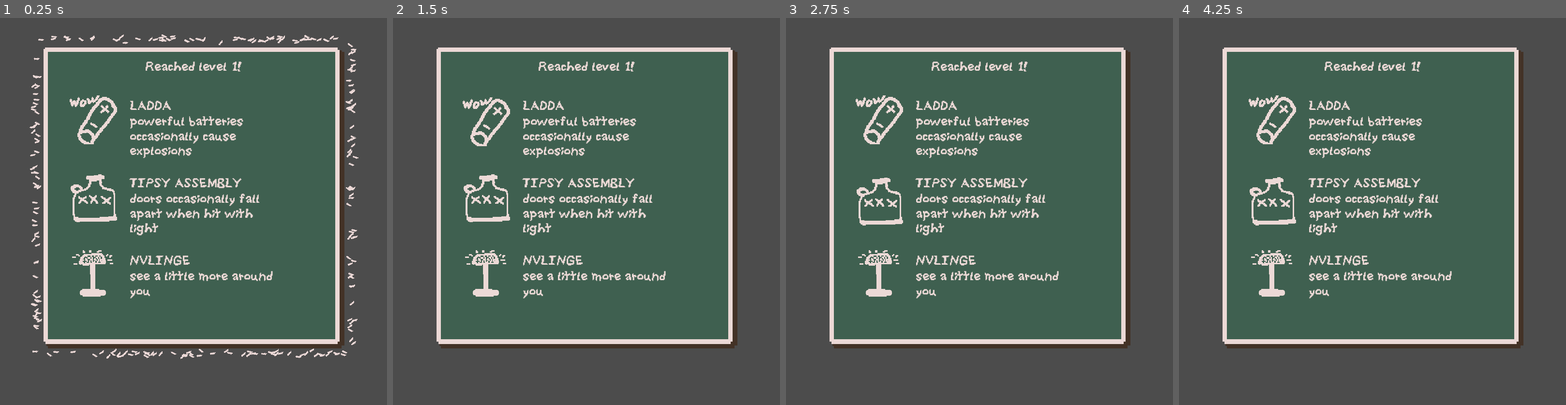
Above: before the commit, frames 1-4 (left to right).
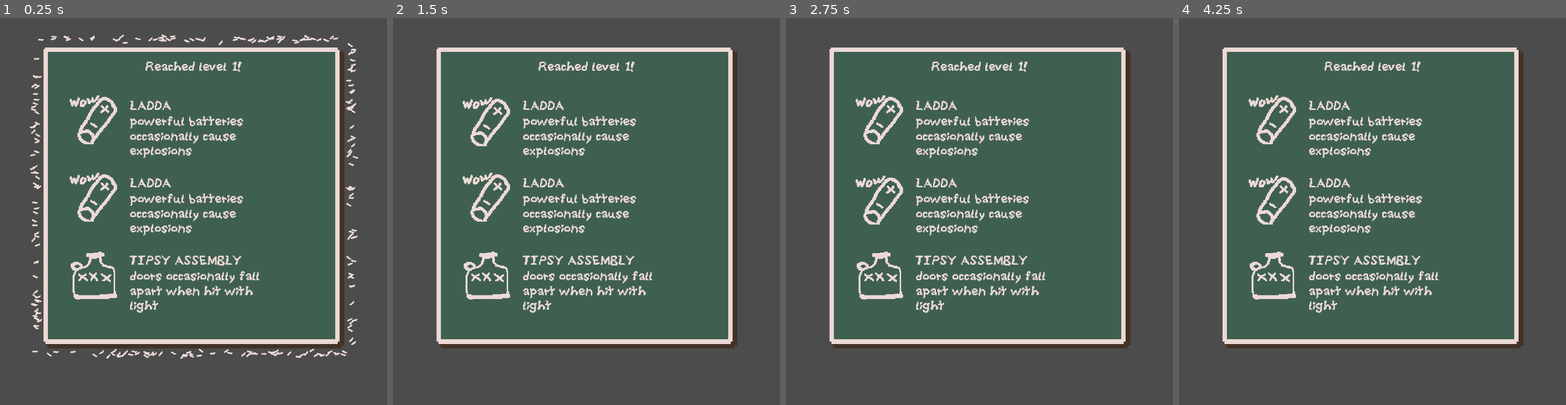
Above: after the commit, the same moments.

Repository: nolenroyalty/flashlight-survivors
Game: Godot game, scene res://ui/UpgradeDialogue.tscn
The game is run twice, just before and just after one commit, with the same random seed, the same clock (stepped at 60 frames per second) and the same inputs. This scene is started directly instead of the project's main scene.
Inputs (mouse positions are in pixels of both pictures, inside the frame that each line leads up to):
- Up to frame 1 (0.25 s): no input
- Up to frame 2 (1.5 s): move the mouse to (671, 192) at 0.52 s; hold D (player_right) 0.53-1.25 s; click (563, 118) at 1.25 s
- Up to frame 3 (2.75 s): click (956, 196) at 2.02 s
- Up to frame 4 (4.25 s): click (1349, 273) at 2.77 s; move the mouse to (1295, 230) at 3.52 s; hold S (player_down) from 3.53 s (still down)

The runs differ from the first frame. In frame 1, 3.8% of the frame differs, in the area x 18-71%, y 40-77%; in frame 2, 3.8%; in frame 3, 3.8%; in frame 4, 3.9%.

Commit message:
explosion stuff

Diff:
--- a/Main.tscn
+++ b/Main.tscn
@@ -37,3 +37,4 @@
 [node name="OuterWalls" parent="." instance=ExtResource( 6 )]
 
 [node name="FireAlarm" parent="." instance=ExtResource( 7 )]
+position = Vector2( 0, -1 )
--- a/enemies/DefaultEnemy.gd
+++ b/enemies/DefaultEnemy.gd
@@ -1,5 +1,6 @@
 extends KinematicBody2D
 
+var Explosion = preload("res://light-sources/Explosion.tscn")
 onready var anim = $AnimationPlayer
 onready var hitbox = $Hitbox
 
@@ -28,11 +29,25 @@
 	if name == "die":
 		call_deferred("queue_free")
 
+func maybe_explode():
+	var exploded = State.should_explode()
+	if exploded:
+		var explosion = Explosion.instance()
+		get_parent().add_child(explosion)
+		explosion.position = position
+		return true
+	return false
+
 func die():
 	state = S.DEAD
-	anim.play("die")
-	anim.connect("animation_finished", self, "die_when_dead")
 	U.xpbar.add_xp(xp_gain)
+	if maybe_explode():
+		call_deferred("queue_free")
+	else:
+		anim.play("die")
+		anim.connect("animation_finished", self, "die_when_dead")
+
+
 
 func alive():
 	return state == S.ALIVE
--- a/globals/State.gd
+++ b/globals/State.gd
@@ -8,6 +8,7 @@
 const MAX_HEALTH = 10
 var player_health = MAX_HEALTH
 var player_level = 1
+var rng : RandomNumberGenerator
 
 func decrease_health(amount):
 	player_health -= amount
@@ -31,7 +32,6 @@
 var IconSpeed = preload("res://Aseprite/grease.png")
 var IconDrunk = preload("res://Aseprite/booze.png")
 var IconTote = preload("res://Aseprite/booze.png")
-
 
 var lamp_level = 0
 var max_lamp_level = 4
@@ -232,3 +232,15 @@
 			drunkenness_level = min(drunkenness_level, max_drunkenness_level)
 		Upgrade.BigTote:
 			number_of_big_totes += 1
+
+func should_explode():
+	var chance = 0.05 * explode_level
+	if chance > 0.0:
+		chance += 0.05
+
+	return rng.randf() < chance
+
+
+func _ready():
+	rng = RandomNumberGenerator.new()
+	rng.randomize()
--- /dev/null
+++ b/light-sources/Explosion.gd
@@ -0,0 +1,14 @@
+extends LightSource
+
+onready var anim = $AnimationPlayer
+
+func animation_finished(name):
+	if name == "kaboom":
+		call_deferred("queue_free")
+
+func _ready():
+	damage_on_first_tick = true
+	damage_per_tick = 2.0
+	seconds_per_tick = null
+	anim.play("kaboom")
+	anim.connect("animation_finished", self, "animation_finished")
--- /dev/null
+++ b/light-sources/Explosion.tscn
@@ -0,0 +1,127 @@
+[gd_scene load_steps=7 format=2]
+
+[ext_resource path="res://player/LightSource.tscn" type="PackedScene" id=1]
+[ext_resource path="res://Aseprite/explosion.png" type="Texture" id=2]
+[ext_resource path="res://light-sources/Explosion.gd" type="Script" id=3]
+
+[sub_resource type="CircleShape2D" id=1]
+
+[sub_resource type="Animation" id=2]
+length = 0.001
+tracks/0/type = "value"
+tracks/0/path = NodePath("Sprite:frame")
+tracks/0/interp = 1
+tracks/0/loop_wrap = true
+tracks/0/imported = false
+tracks/0/enabled = true
+tracks/0/keys = {
+"times": PoolRealArray( 0 ),
+"transitions": PoolRealArray( 1 ),
+"update": 0,
+"values": [ 0 ]
+}
+tracks/1/type = "value"
+tracks/1/path = NodePath("CollisionShape2D:shape:radius")
+tracks/1/interp = 1
+tracks/1/loop_wrap = true
+tracks/1/imported = false
+tracks/1/enabled = true
+tracks/1/keys = {
+"times": PoolRealArray( 0 ),
+"transitions": PoolRealArray( 1 ),
+"update": 0,
+"values": [ 10.0 ]
+}
+tracks/2/type = "value"
+tracks/2/path = NodePath("CollisionShape2D:disabled")
+tracks/2/interp = 1
+tracks/2/loop_wrap = true
+tracks/2/imported = false
+tracks/2/enabled = true
+tracks/2/keys = {
+"times": PoolRealArray( 0 ),
+"transitions": PoolRealArray( 1 ),
+"update": 0,
+"values": [ true ]
+}
+tracks/3/type = "value"
+tracks/3/path = NodePath("Sprite:visible")
+tracks/3/interp = 1
+tracks/3/loop_wrap = true
+tracks/3/imported = false
+tracks/3/enabled = true
+tracks/3/keys = {
+"times": PoolRealArray( 0 ),
+"transitions": PoolRealArray( 1 ),
+"update": 0,
+"values": [ false ]
+}
+
+[sub_resource type="Animation" id=3]
+resource_name = "kaboom"
+length = 0.52
+step = 0.063
+tracks/0/type = "value"
+tracks/0/path = NodePath("Sprite:frame")
+tracks/0/interp = 1
+tracks/0/loop_wrap = true
+tracks/0/imported = false
+tracks/0/enabled = true
+tracks/0/keys = {
+"times": PoolRealArray( 0, 0.063, 0.126, 0.189, 0.252, 0.315, 0.378, 0.441 ),
+"transitions": PoolRealArray( 1, 1, 1, 1, 1, 1, 1, 1 ),
+"update": 1,
+"values": [ 0, 1, 2, 3, 4, 5, 6, 7 ]
+}
+tracks/1/type = "value"
+tracks/1/path = NodePath("CollisionShape2D:shape:radius")
+tracks/1/interp = 1
+tracks/1/loop_wrap = true
+tracks/1/imported = false
+tracks/1/enabled = true
+tracks/1/keys = {
+"times": PoolRealArray( 0, 0.063, 0.126, 0.189, 0.252, 0.315, 0.378, 0.441 ),
+"transitions": PoolRealArray( 1, 1, 1, 1, 1, 1, 1, 1 ),
+"update": 0,
+"values": [ 10.0, 18.0, 23.0, 28.0, 34.0, 25.0, 10.0, 1.0 ]
+}
+tracks/2/type = "value"
+tracks/2/path = NodePath("CollisionShape2D:disabled")
+tracks/2/interp = 1
+tracks/2/loop_wrap = true
+tracks/2/imported = false
+tracks/2/enabled = true
+tracks/2/keys = {
+"times": PoolRealArray( 0, 0.441 ),
+"transitions": PoolRealArray( 1, 1 ),
+"update": 1,
+"values": [ false, true ]
+}
+tracks/3/type = "value"
+tracks/3/path = NodePath("Sprite:visible")
+tracks/3/interp = 1
+tracks/3/loop_wrap = true
+tracks/3/imported = false
+tracks/3/enabled = true
+tracks/3/keys = {
+"times": PoolRealArray( 0, 0.504 ),
+"transitions": PoolRealArray( 1, 1 ),
+"update": 1,
+"values": [ true, false ]
+}
+
+[node name="Explosion" instance=ExtResource( 1 )]
+script = ExtResource( 3 )
+
+[node name="Sprite" type="Sprite" parent="." index="0"]
+visible = false
+texture = ExtResource( 2 )
+hframes = 8
+
+[node name="CollisionShape2D" type="CollisionShape2D" parent="." index="1"]
+shape = SubResource( 1 )
+disabled = true
+
+[node name="AnimationPlayer" type="AnimationPlayer" parent="." index="2"]
+anims/RESET = SubResource( 2 )
+anims/kaboom = SubResource( 3 )
--- a/light-sources/FireAlarm.gd
+++ b/light-sources/FireAlarm.gd
@@ -5,12 +5,6 @@
 var lights_on = false
 onready var timer = $Timer
 onready var collider = $CollisionPolygon2D
-
-func start_damage_timer(body):
-	# Only hurt enemies once per flash no matter what
-	if bodies[body] == true:
-		body.damage(damage_per_tick)
-		bodies[body] = "done"
 
 func calculate_wait_time():
 	return WAIT_TIME - (State.fire_alarm_level - 1) * 0.85
@@ -21,6 +15,7 @@
 func stop_flashing():
 	Lights.set_alarm_flashing(false)
 	collider.disabled = true
+	bodies = {}
 
 func flash():
 	collider.disabled = false
@@ -34,3 +29,4 @@
 	timer.connect("timeout", self, "flash")
 	damage_per_tick = 1
 	seconds_per_tick = null
+	damage_on_first_tick = true
--- a/player/LightSource.gd
+++ b/player/LightSource.gd
@@ -3,9 +3,12 @@
 
 var seconds_per_tick = 10.0
 var damage_per_tick = 1.0
+var damage_on_first_tick
 var bodies = {}
 
 func start_damage_timer(body):
+	if seconds_per_tick == null:
+		return
 	var timer = get_tree().create_timer(seconds_per_tick, false)
 	timer.connect("timeout", self, "damage_if_present", [body])
 
@@ -19,6 +22,8 @@
 	var body = area.get_parent()
 	bodies[body] = true
 	start_damage_timer(body)
+	if damage_on_first_tick:
+		damage_if_present(body)
 
 func exited(area):
 	var body = area.get_parent()
--- a/ui/UpgradeDialogue.gd
+++ b/ui/UpgradeDialogue.gd
@@ -19,7 +19,7 @@
 	rng = RandomNumberGenerator.new()
 	rng.randomize()
 	var all_choices = State.available_upgrades()
-	var my_choices = []
+	var my_choices = [State.Upgrade.Explode]
 
 	for _i in range(min(len(all_choices), 3 - len(my_choices))):
 		var choice = rng.randi_range(0, len(all_choices)-1)
--- a/ui/XPBar.gd
+++ b/ui/XPBar.gd
@@ -9,7 +9,7 @@
 
 func xp_required():
 	# Come back and fix this
-	return 1 * State.player_level
+	return 100 * State.player_level
 
 func set_foreground_scale():
 	var req = xp_required()
Binary file added: Aseprite/explosion.aseprite
Binary file added: Aseprite/explosion.png
Not shown, added: Aseprite/explosion.png.import
